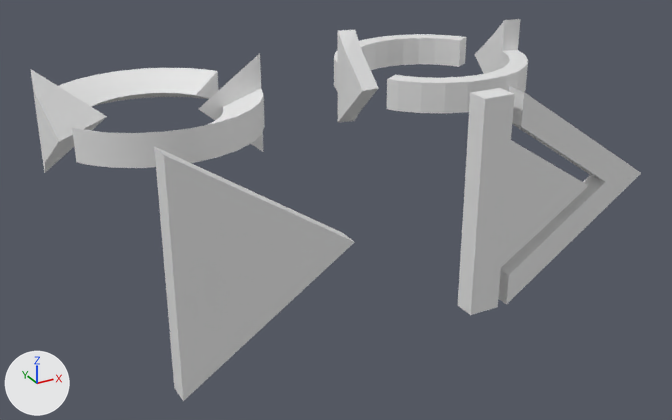
An edit to the Blender file meshes/icons.blend, drawn before and after from the same camera.
The view is the same before and after, from a 50 mm lens placed at (-2.44, -5.87, 6.2), pointed at (1.48, 1.26, 2.64). The lights are fixed; the arrows at lower left show +X, +Y and +Z.

The first picture shows '.old_rotate', 'advance', 'play', 'rotate'.
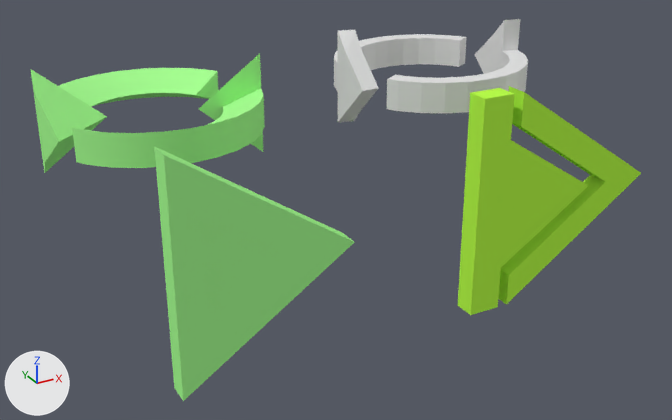
Where the change shows, as pixel boxes (x1, y1, x2, y2) in the pictures (672 x 420 px):
'play', recoloured (white to green): (154, 146, 354, 401) in both
'advance', recoloured (white to green): (458, 86, 641, 315) in both
'rotate', recoloured (white to green): (31, 53, 265, 173) in both

The change in detail:
Material 'Material' (mat_material) changes colour from white #e7e7e7 to green #a8ff94; in linear values from (0.8, 0.8, 0.8) to (0.393, 1.0, 0.294).
Material 'Material.001' (mat_material_001) is new.
Its base color is (0.49, 1.0, 0.0695) (green #baff4b).
me_plane_001 has 26 vertices, 25 faces and spans x -0.9..1.0, y -0.1..0.1, z 2.0..4.0.
me_plane_001 now uses material mat_material_001 (green #baff4b).
me_plane has 6 vertices, 5 faces and spans x -0.6..0.9, y -0.1..0.1, z 2.0..4.0.
me_plane now uses material mat_material (green #a8ff94).
